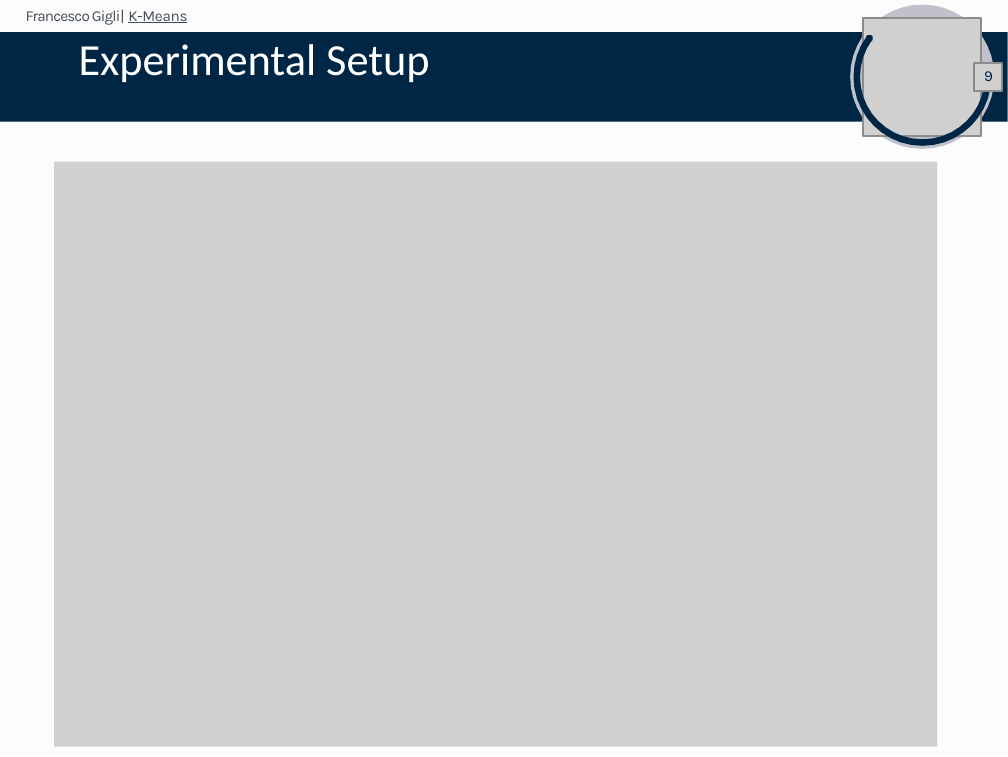
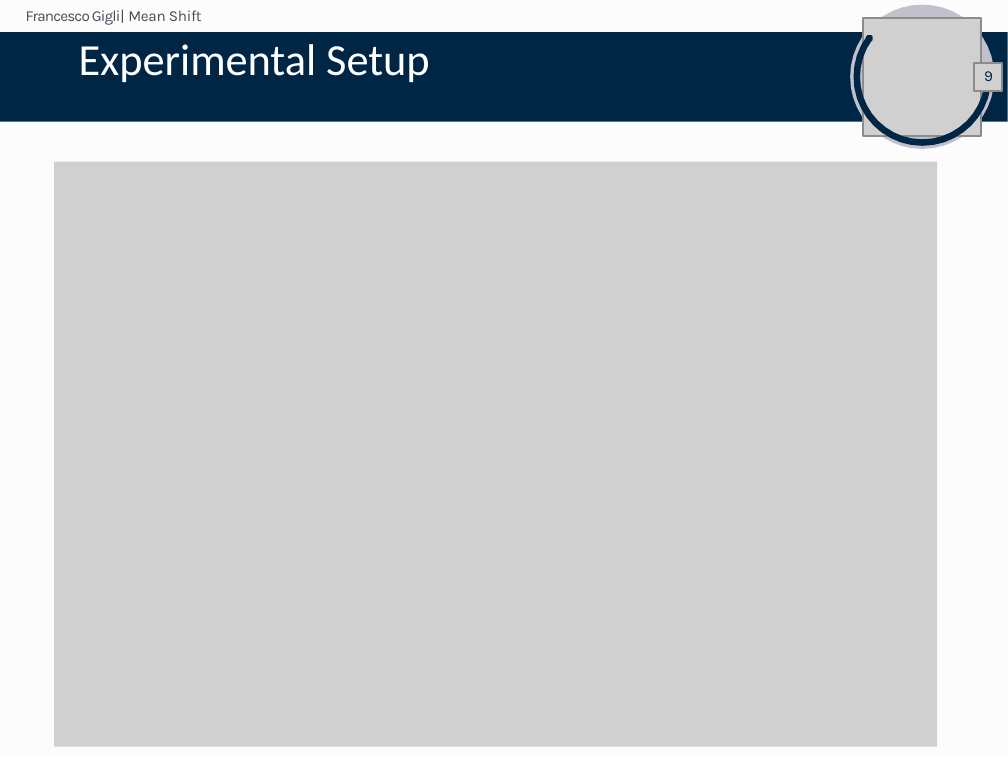
Before and after one commit to FrancescoGigli/Mean_Shift_Parallel_Computing_Final_Project, a slide deck: slide 10 of Mean_Shift_Presentation.pptx. Drawn at 1008x757 pixels with LibreOffice and Linux fonts; fonts in the diff are those of the drawing; grey boxes stand for pictures. Boxes give left, top, right and bottom in pixels: in the first picture for what was removed or moved away, otherwise in the second. Text is boxed around its words. In the diff, an @@ line names an element or a change of style, - is before the commit and + after.

```diff
--- a/Mean_Shift_Presentation.pptx
+++ b/Mean_Shift_Presentation.pptx
@@ text at [26, 9, 202, 25]: text changed @@
-Francesco Gigli| K-Means
+Francesco Gigli| Mean Shift
```
Also in this commit, not shown: 4 other slides changed, 1 other file.
